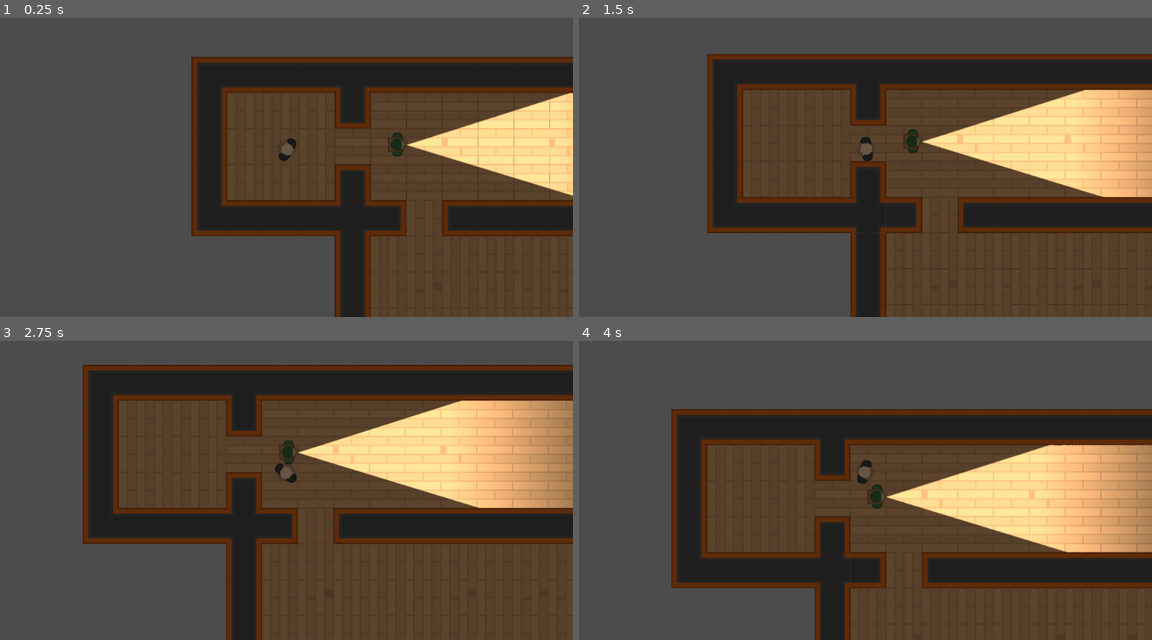
Above: before the commit, frames 1-4 (two rows, left to right).
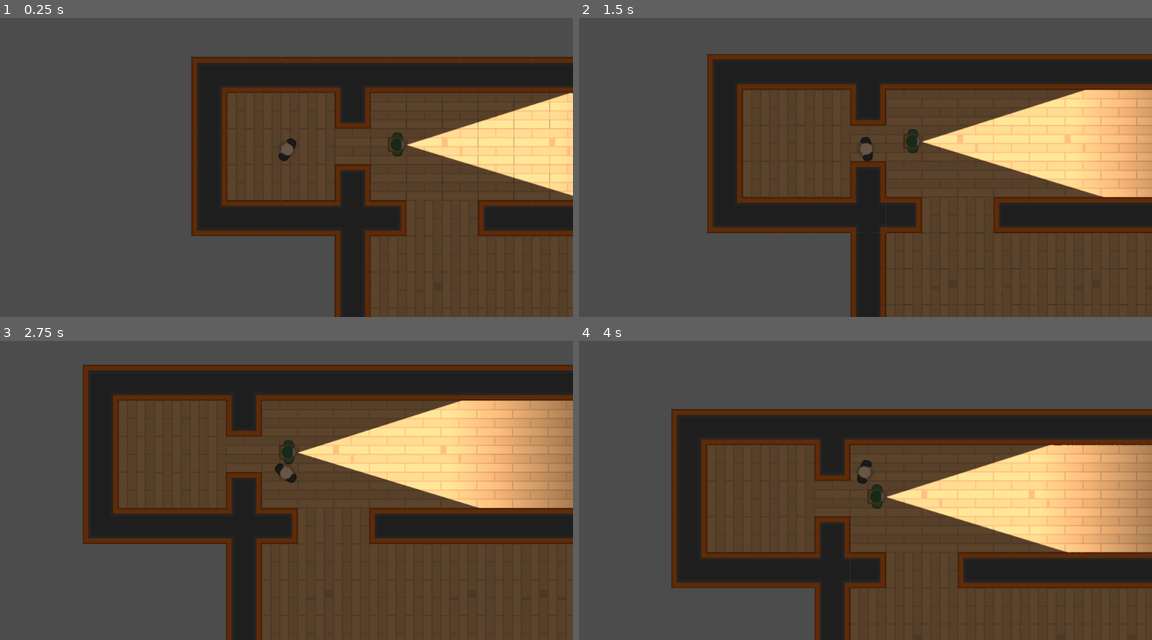
Above: after the commit, the same moments.

Repository: ericmdunn/Heist-Meisters
Game: Godot game, scene res://Levels/Level4.tscn
The game is run twice, just before and just after one commit, with the same random seed, the same clock (stepped at 60 frames per second) and the same inputs. This scene is started directly instead of the project's main scene.
Inputs (mouse positions are in pixels of both pictures, inside the frame that each line leads up to):
- Up to frame 1 (0.25 s): no input
- Up to frame 2 (1.5 s): tap Enter at 0.5 s; move the mouse to (991, 131) at 0.52 s; hold D (move_right) 0.53-1.28 s; hold E (toggle_flashlight) 0.53-1.28 s; move the mouse to (750, 164) at 1.27 s; hold S (move_down) from 1.28 s (still down); tap E (toggle_flashlight) at 1.35 s
- Up to frame 3 (2.75 s): tap Space at 2 s; move the mouse to (343, 397) at 2.02 s; release S (move_down) at 2.03 s; hold D (move_right) from 2.03 s (still down); hold E (toggle_flashlight) from 2.03 s (still down)
- Up to frame 4 (4 s): move the mouse to (836, 538) at 2.77 s; release D (move_right) at 2.78 s; release E (toggle_flashlight) at 2.78 s; hold W (move_up) 2.78-3.53 s; tap E (toggle_flashlight) at 2.85 s; move the mouse to (1037, 523) at 3.52 s; hold A (move_left) from 3.53 s (still down); hold E (toggle_flashlight) from 3.53 s (still down)

The runs differ from the first frame. In frame 1, 0.8% of the frame differs, in the area x 77-85%, y 60-73%; in frame 2, 0.8%, in the area x 66-74%, y 59-72%; in frame 3, 0.8%; in frame 4, 0.8%.
Error in both runs: Invalid get index '0' (on base: 'PoolVector2Array'). (res://NPCs/Guard.gd:29)

Commit message:
Guard movement still not working; maybe an issue with make_simple_path being buggy?

Diff:
--- a/project/Levels/Level4.tscn
+++ b/project/Levels/Level4.tscn
@@ -6,7 +6,7 @@
 [node name="Level4" instance=ExtResource( 2 )]
 
 [node name="TileMap" parent="Navigation2D" index="0"]
-tile_data = PoolIntArray( 196610, 3, 0, 196611, 3, 2, 196612 …(1977 unchanged characters)… 79, 458759, 3, 5, 458760, 5, 1, 458761, 3, 65542, 458762, 3, 2, 458763, 3, 2, 458764, 3, 2, 458765, 3, 2, 458766, 3, 2, 458767, 3, 2, 458768, 3, 2, 458769, 3, 2, 458770, 3, 2, 458771, 3, 2, 458772, 3, 2, 458773, 3, 2, 458774, 3, 2, 458775, 3, 2, 458776, 3, 2, 458777, 3, 2, 458778, 3, 2, 458779, 3, 2, 458780, 3, 5, 458781, 5, 1, 458782, 3, 65542, 458783 …(1561 unchanged characters)…
+tile_data = PoolIntArray( 196610, 3, 0, 196611, 3, 2, 196612 …(1977 unchanged characters)… 79, 458759, 3, 5, 458760, 5, 1, 458761, 5, 1, 458762, 3, 65542, 458763, 3, 2, 458764, 3, 2, 458765, 3, 2, 458766, 3, 2, 458767, 3, 2, 458768, 3, 2, 458769, 3, 2, 458770, 3, 2, 458771, 3, 2, 458772, 3, 2, 458773, 3, 2, 458774, 3, 2, 458775, 3, 2, 458776, 3, 2, 458777, 3, 2, 458778, 3, 2, 458779, 3, 5, 458780, 5, 1, 458781, 5, 1, 458782, 3, 65542, 458783 …(1561 unchanged characters)…
 
 [node name="Position2D" type="Position2D" parent="Navigation2D/Destinations" index="0"]
 position = Vector2( 492.982, 348 )
@@ -15,10 +15,10 @@
 position = Vector2( 1900, 348 )
 
 [node name="Position2D3" type="Position2D" parent="Navigation2D/Destinations" index="2"]
-position = Vector2( 569.411, 595.277 )
+position = Vector2( 545.369, 681.544 )
 
 [node name="Position2D4" type="Position2D" parent="Navigation2D/Destinations" index="3"]
-position = Vector2( 1843.62, 599.52 )
+position = Vector2( 1871.9, 688.615 )
 
 [node name="Guard" parent="Guards" index="0" instance=ExtResource( 1 )]
 position = Vector2( 491.221, 348 )
--- a/project/NPCs/Guard.gd
+++ b/project/NPCs/Guard.gd
@@ -48,13 +48,19 @@
 		$Timer.start()
 	elif path.size() > 1:
 		path.remove(0)
+# This is how Yann did it in the class. I did it the way above; seems to work functionally the same.
+#	if path.size() == 1:
+#		if $Timer.is_stopped():
+#			$Timer.start()
+#	else:
+#		path.remove(0)
 
 
 func make_path():
-	var random_number = randi() % possible_destinations.size() - 1
+	var random_number = randi() % possible_destinations.size()
 	print(random_number)
 	var new_destination = possible_destinations[random_number]
-	path = navigation.get_simple_path(global_position, new_destination.position, false)
+	path = navigation.get_simple_path(position, new_destination.position, false)
 	print(path)
 
 
